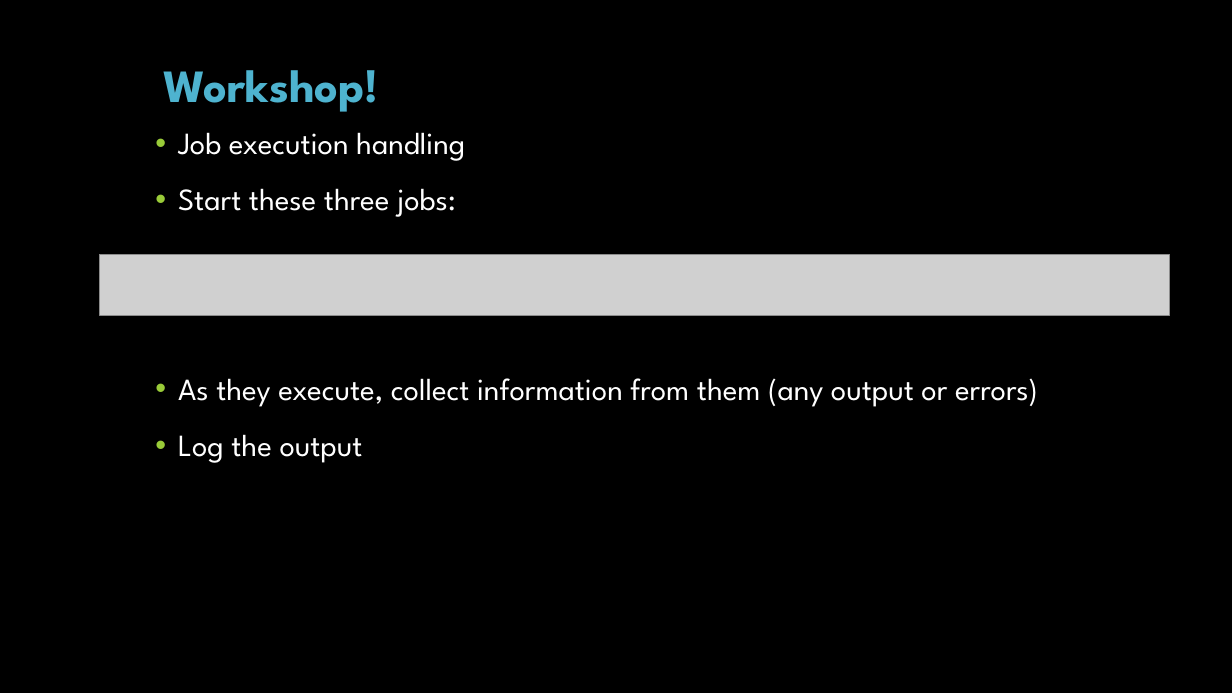
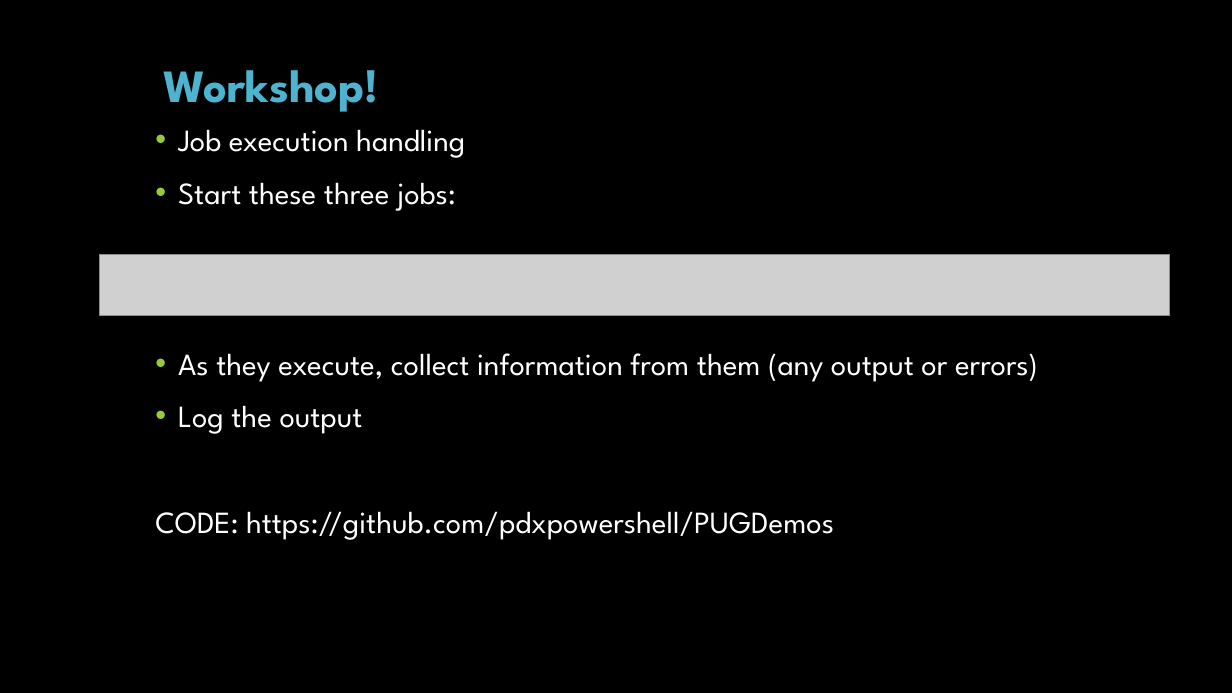
Before and after one commit to gngrninja/PPUG, a slide deck: slide 22 of 2016-09-14/PowerShell Jobs.pptx. Drawn at 1232x693 pixels with LibreOffice and Linux fonts; fonts in the diff are those of the drawing; grey boxes stand for pictures; background and template pictures are left out. Boxes give left, top, right and bottom in pixels: in the first picture for what was removed or moved away, otherwise in the second. Text is boxed around its words. In the diff, an @@ line names an element or a change of style, - is before the commit and + after.

```diff
--- a/2016-09-14/PowerShell Jobs.pptx
+++ b/2016-09-14/PowerShell Jobs.pptx
@@ text at (x1=178, y1=129, x2=1038, y2=434): line spacing 0.9 to 0.8 @@
@@ text at (x1=155, y1=511, x2=834, y2=540): paragraph added @@
+CODE: https://github.com/pdxpowershell/PUGDemos
```
Also in this commit, not shown: 1 other slide changed.
